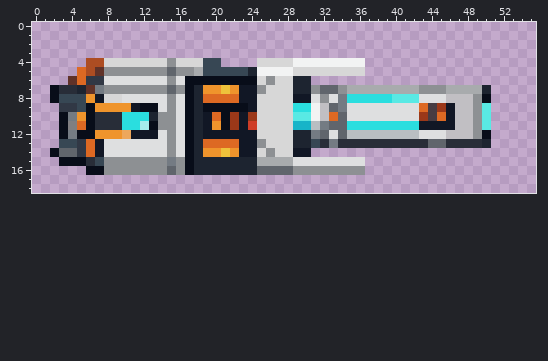
A pixel-art sprite gets an edit: 3581427607/sprites/laser_pulse_cannon_small.png. That is the earlier state.
The file is 56x19 pixels. Colours within 5 levels of each other are drawn and written as one.
The same view after the edit:
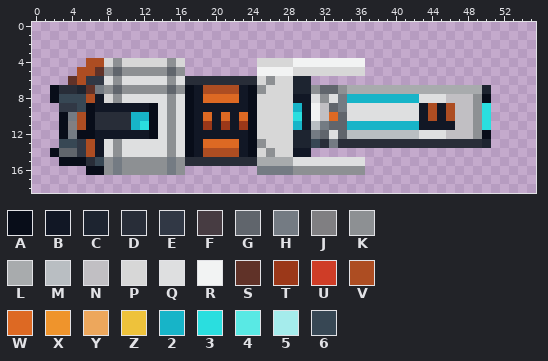
Palette (. is transparent): A #080d19  B #111725  C #1d2430  D #282d38  E #313845  F #473c42  G #60656c  H #747b83  J #807f82  K #8d9093  L #a8abad  M #b9bec2  N #c1bfc3  P #d7d7d7  Q #dedfe0  R #f2f3f3  S #603228  T #9b3819  U #cf3d27  V #ad4d22  W #dd6923  X #ef942c  Y #eda75c  Z #eec23b  2 #17b4c8  3 #2adedf  4 #59e9e4  5 #a5ecec  6 #374754
Commit: Added Extended Range Laser Pulse Cannon
The edit:
@@ x 0..55 @@
  3 ........................................................
- 4 ......VVPPPPPPPKPPP66....PPPPRRRRRRRR...................
- 5 .....WVSKKKKKKKGKKL66666CRRRRPPPPPPPP...................
- 6 ....SWEEQQQQQQQKQAAAAAAAAPKPPCC.........................
- 7 ..ADDCSHKKKKKKKGKACXXZXBBKPPPCCKGGKLLLLLLLLKKKLLLLC.....
- 8 ..A666XBPPQQQQQKQACWWWWBBPPPPBBQKQH33333444QQQNNNKA.....
- 9 ...EE6AXXXXBAAQKQACAAAAABPPPP33RNGHQQQQQQQQWFTBNNK4.....
-10 ...AHXADDD333CKKQACBWATBTPPPP44RNWGQQQQQQQQTFWBNNK4.....
-11 ...AJWADDD335AKKQACBXATBUPPPP22MHGG33333333BBBBNNK4.....
-12 ...AHAAXXXYBBBQKQACBBBBBBPPPPCCHGQGMMMMMMMMQQQNNNKA.....
-13 ...66EWBQQQQQQQKQACWWWWBBKPPPCC6DHDDDDDDDDDDGGDDDDC.....
-14 ..AGGEWBQQQQQQQKQACXXZXBBPKPPBB.........................
-15 ...AAAD6KKKKKKKHKACCCCCCCLLLLQQQQQQQQ...................
-16 ......AAKKKKKKKGKACCCCCCCGGGGKKKKKKKK...................
+ 4 ......VVPKPPPPPKP........PPPPRRRRRRRR...................
+ 5 .....VVSKGKKKKKGK........RRRRPPPPPPPP...................
+ 6 ....SVEEQKQQQQQKQDDDDDDDDPKPPCC.........................
+ 7 ..ADDCSHKGKKKKKGKABVVVVBAKPPPCCKGGKLLLLLLLLLLLLLLLC.....
+ 8 ..A666VBPKQQQQQKQABWWWWBAPPPPBBQKQH22222222QQQNNNKA.....
+ 9 ...EE6ABBBBBBAQKQABBBBBBAPPPP2BRNGHQQQQQQQQBVBVNNK3.....
+10 ...AHVADDDD22AQKQABWBWBWAPPPP3BRNWGQQQQQQQQBVBVNNK3.....
+11 ...AJVADDDD23AQKQABTBTBTAPPPP2BMHGG22222222BBBBNNK3.....
+12 ...AHAABBBBBBAQKQABBBBBBAPPPPCCHGQGMMMMMMMMQQQNNNKA.....
+13 ...66EVBQKQQQQQKQABWWWWBAKPPPCC6DHDDDDDDDDDDDDDDDDC.....
+14 ..AGGEVBQKQQQQQKQABVVVVBAPKPPBB.........................
+15 ...AAAD6KHKKKKKHKDDDDDDDDLLLLQQQQQQQQ...................
+16 ......AAKHKKKKKHK........HHHHKKKKKKKK...................
 17 ........................................................
